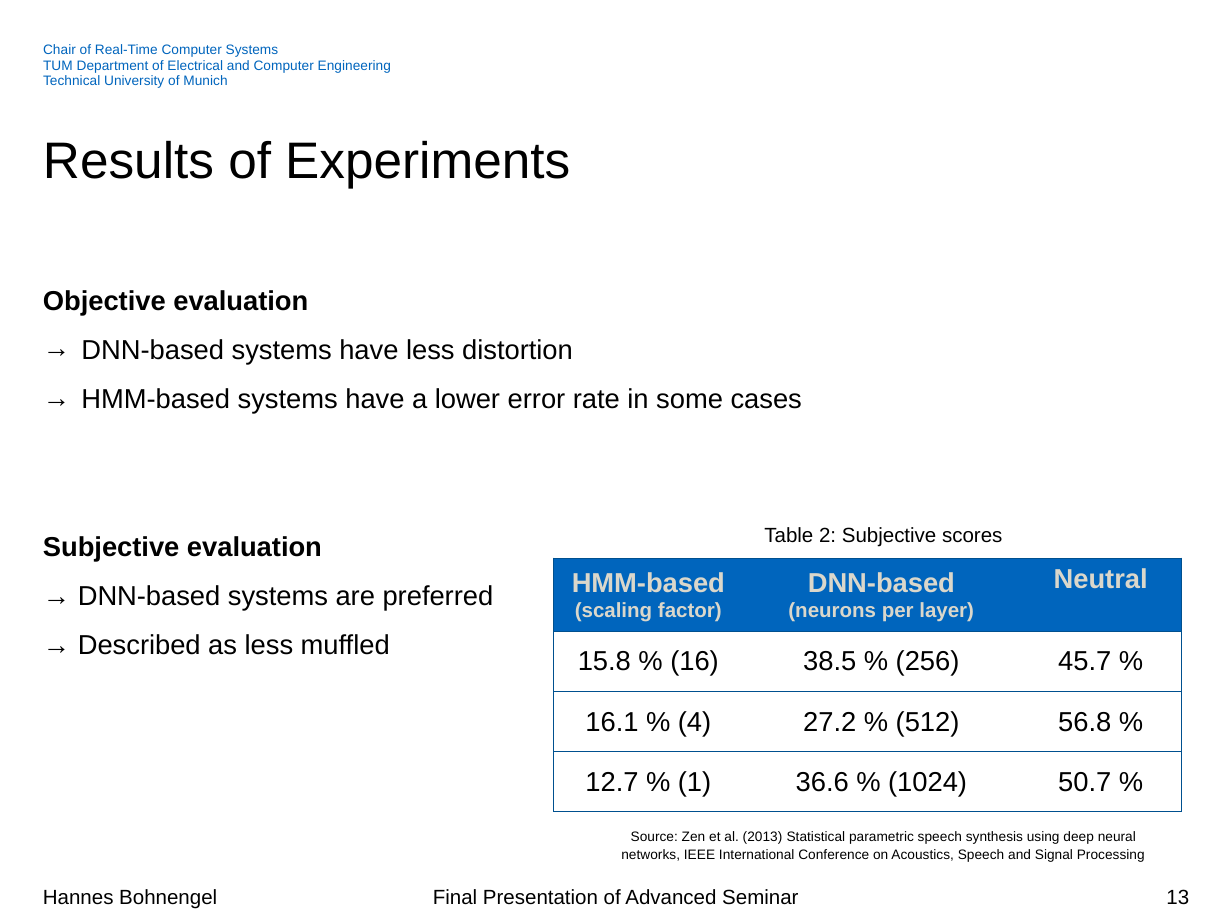
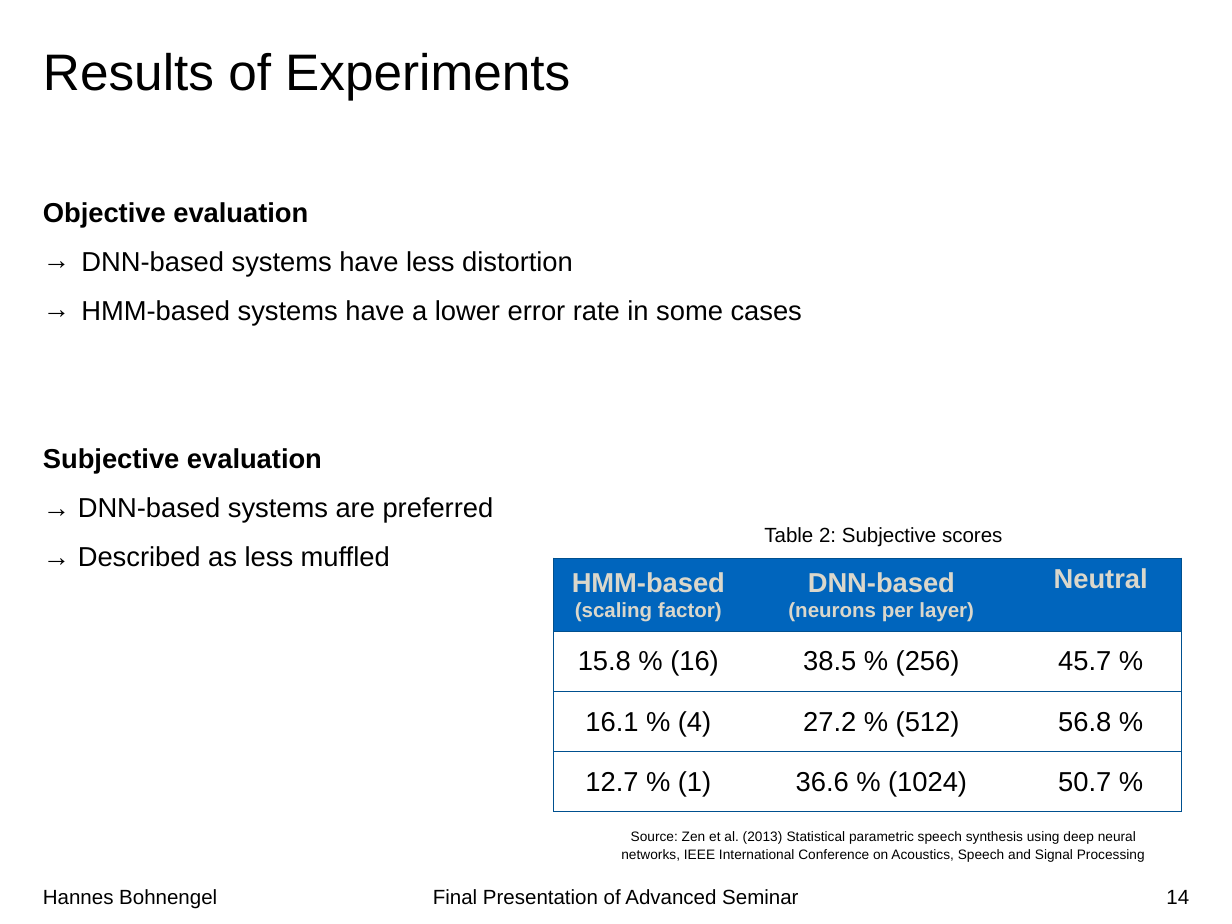
Before and after one commit to hannesb0/deeplearning, a slide deck: slide 14 of pres/Final_Presentation_V02.pptx (slide 13 before the commit). Drawn at 1232x924 pixels with LibreOffice and Linux fonts; fonts in the diff are those of the drawing; background and template pictures are left out. Boxes give left, top, right and bottom in pixels: in the first picture for what was removed or moved away, otherwise in the second. Text is boxed around its words. In the diff, an @@ line names an element or a change of style, - is before the commit and + after.

```diff
--- a/pres/Final_Presentation_V02.pptx
+++ b/pres/Final_Presentation_V02.pptx
@@ title "Results of Experiments": place and size @@
-title "Results of Experiments" at bbox=[43, 140, 570, 188]
+title "Results of Experiments" at bbox=[43, 52, 570, 100]
@@ text removed at bbox=[43, 44, 391, 88] @@
-Chair of Real-Time Computer Systems
-TUM Department of Electrical and Computer Engineering
-Technical University of Munich
@@ text "Objective evaluation": place and size @@
-text "Objective evaluation" at bbox=[43, 290, 802, 655]
+text "Objective evaluation" at bbox=[43, 202, 802, 567]
@@ page number at bbox=[1166, 890, 1189, 904]: text changed @@
-13
+14
```
Also in this commit, not shown: 22 other slides changed, 1 slide added, 6 other files.
